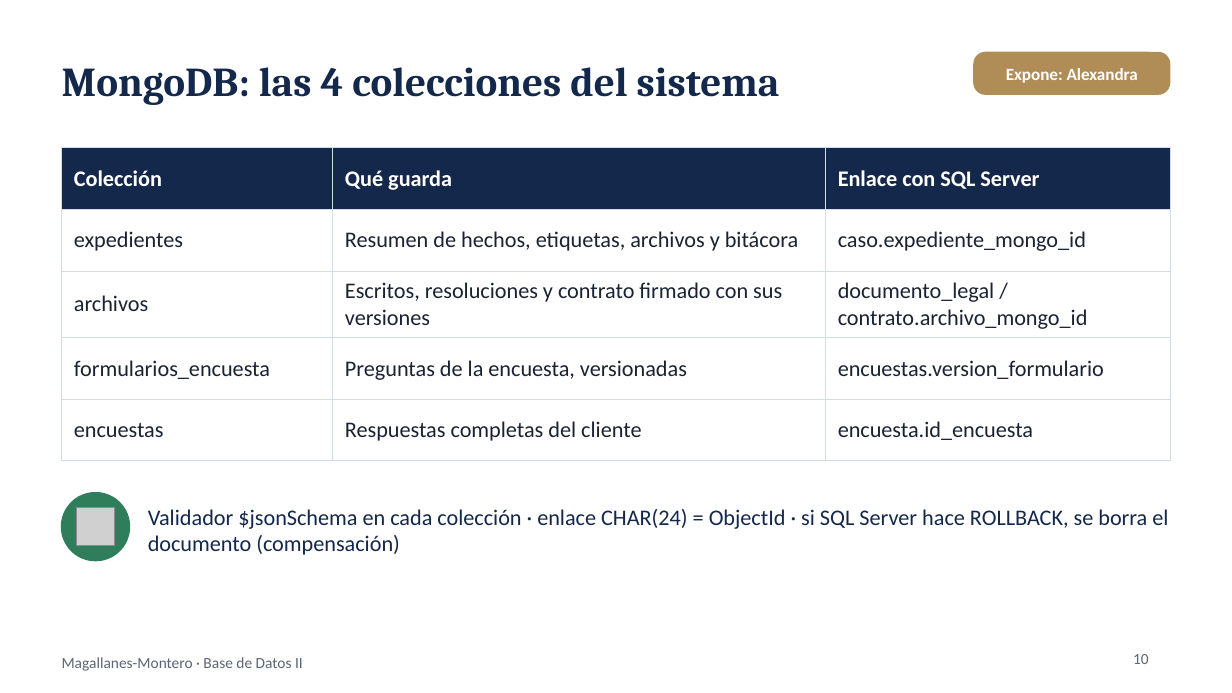
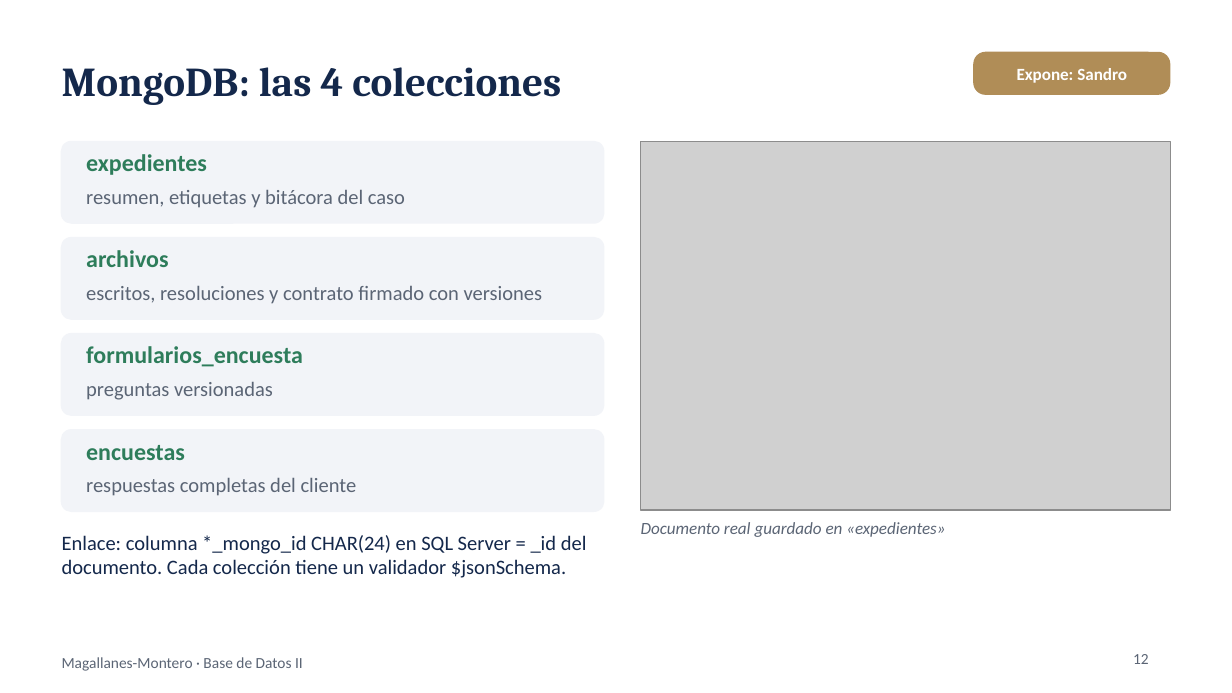
Before and after one commit to alexandra585/Proyecto_Estudio_Juridico, a slide deck: slide 12 of 4_Informe/Presentacion_Sustentacion_Magallanes_Montero.pptx (slide 10 before the commit). Drawn at 1232x693 pixels with LibreOffice and Linux fonts; fonts in the diff are those of the drawing; grey boxes stand for pictures. Boxes give left, top, right and bottom in pixels: in the first picture for what was removed or moved away, otherwise in the second. Text is boxed around its words. In the diff, an @@ line names an element or a change of style, - is before the commit and + after.

```diff
--- a/4_Informe/Presentacion_Sustentacion_Magallanes_Montero.pptx
+++ b/4_Informe/Presentacion_Sustentacion_Magallanes_Montero.pptx
@@ title at bbox=[62, 67, 561, 105]: text changed @@
-MongoDB: las 4 colecciones del sistema
+MongoDB: las 4 colecciones
@@ text in rounded rectangle at bbox=[1017, 68, 1127, 83]: text changed @@
-Expone: Alexandra
+Expone: Sandro
@@ table removed at bbox=[62, 148, 1170, 445], 5 rows, 3 columns @@
-Colección | Qué guarda | Enlace con SQL Server
-expedientes | Resumen de hechos, etiquetas, archivos y bitácora | caso.expediente_mongo_id
-archivos | Escritos, resoluciones y contrato firmado con sus versiones | documento_legal / contrato.archivo_mongo_id
-formularios_encuesta | Preguntas de la encuesta, versionadas | encuestas.version_formulario
-encuestas | Respuestas completas del cliente | encuesta.id_encuesta
@@ rounded rectangle added at bbox=[62, 142, 604, 223], fill #F2F4F8, outline #F2F4F8 1 pt @@
@@ picture added at bbox=[641, 142, 1170, 510] @@
@@ text added at bbox=[86, 154, 207, 175], 14 pt, text #2E7D5B, bold @@
+expedientes
@@ text added at bbox=[86, 190, 405, 208], 12 pt, text #5B6575 @@
+resumen, etiquetas y bitácora del caso
@@ rounded rectangle added at bbox=[62, 238, 604, 319], fill #F2F4F8, outline #F2F4F8 1 pt @@
@@ text added at bbox=[86, 250, 168, 267], 14 pt, text #2E7D5B, bold @@
+archivos
@@ text added at bbox=[86, 286, 543, 304], 12 pt, text #5B6575 @@
+escritos, resoluciones y contrato firmado con versiones
@@ rounded rectangle added at bbox=[62, 334, 604, 415], fill #F2F4F8, outline #F2F4F8 1 pt @@
@@ text added at bbox=[86, 346, 303, 367], 14 pt, text #2E7D5B, bold @@
+formularios_encuesta
@@ text added at bbox=[86, 382, 273, 400], 12 pt, text #5B6575 @@
+preguntas versionadas
@@ rounded rectangle added at bbox=[62, 430, 604, 511], fill #F2F4F8, outline #F2F4F8 1 pt @@
@@ text added at bbox=[86, 445, 185, 460], 14 pt, text #2E7D5B, bold @@
+encuestas
@@ text added at bbox=[86, 478, 357, 496], 12 pt, text #5B6575 @@
+respuestas completas del cliente
@@ ellipse removed at bbox=[62, 493, 129, 561] @@
@@ picture removed at bbox=[76, 508, 115, 546] @@
@@ text removed at bbox=[148, 509, 1168, 555] @@
-Validador $jsonSchema en cada colección · enlace CHAR(24) = ObjectId · si SQL Server hace ROLLBACK, se borra el documento (compensación)
@@ text added at bbox=[62, 535, 587, 578], 12 pt, text #14284B @@
+Enlace: columna *_mongo_id CHAR(24) en SQL Server = _id del documento. Cada colección tiene un validador $jsonSchema.
@@ text added at bbox=[641, 522, 945, 537], 10 pt, text #5B6575, italic @@
+Documento real guardado en «expedientes»
@@ page number at bbox=[1133, 654, 1149, 664]: text changed @@
-10
+12
```
Also in this commit, not shown: 5 other slides changed, 13 slides added, 9 slides removed, 1 other file.
